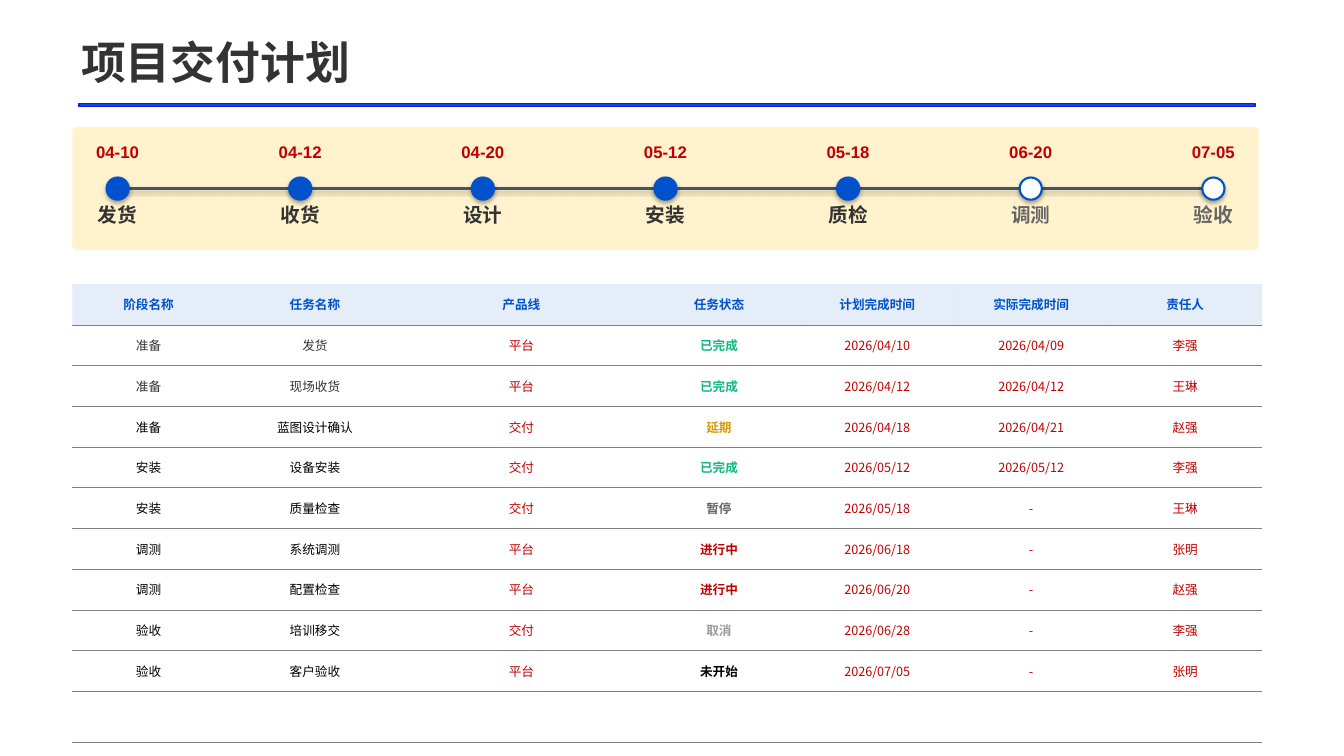
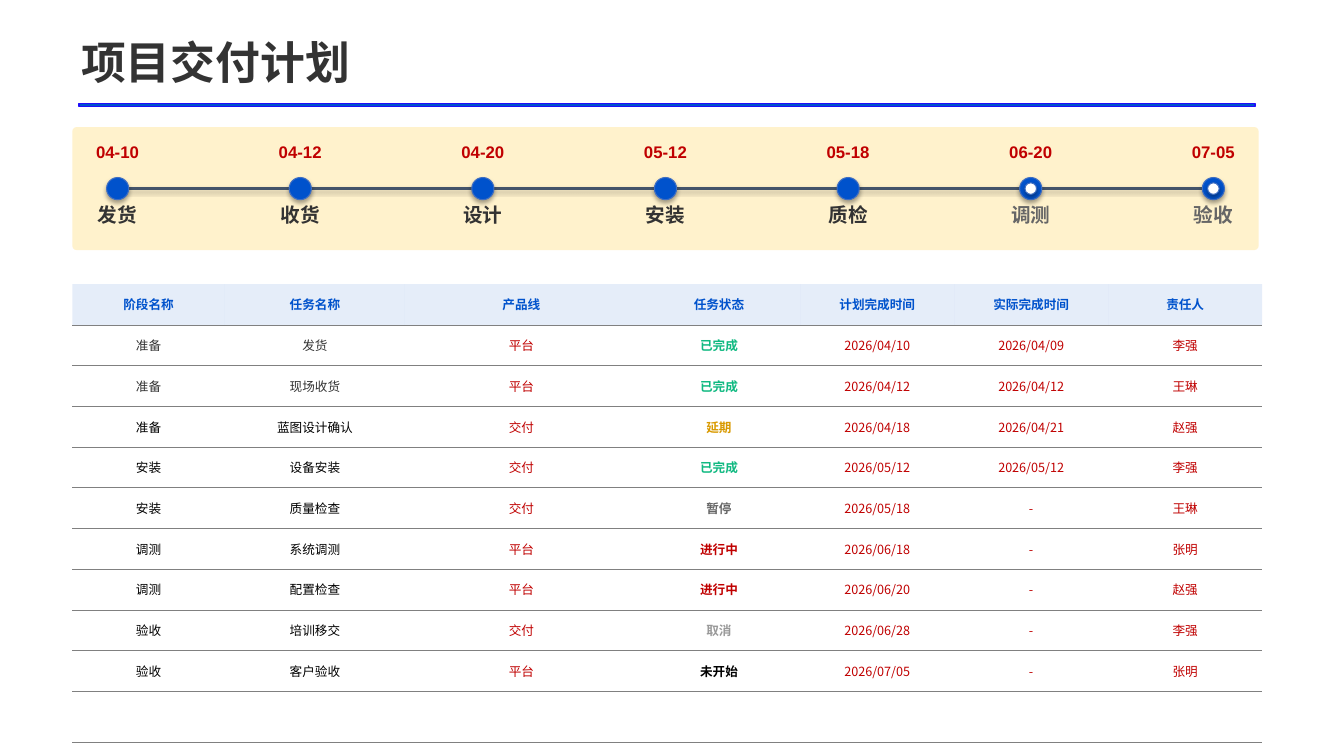
Before and after one commit to SanChiaki/report_generator, a slide deck: slide 5 of examples/italy_progress_report/progress_template1_output.pptx. Drawn at 1344x756 pixels with LibreOffice and Linux fonts; fonts in the diff are those of the drawing. Boxes give left, top, right and bottom in pixels: in the first picture for what was removed or moved away, otherwise in the second. Text is boxed around its words. In the diff, an @@ line names an element or a change of style, - is before the commit and + after.

```diff
--- a/examples/italy_progress_report/progress_template1_output.pptx
+++ b/examples/italy_progress_report/progress_template1_output.pptx
@@ outline #0052CC 1.5 pt to #3F6FC3 0.75 pt in 5 elements at [107, 177, 129, 200], [289, 177, 312, 200], [472, 177, 494, 200], [654, 177, 677, 200], [837, 177, 859, 200] @@
@@ ellipse at [1020, 177, 1043, 200]: fill #FFFFFF to #0052CC; outline #0052CC 1.5 pt to #3F6FC3 0.75 pt @@
@@ ellipse at [1203, 177, 1225, 200]: fill #FFFFFF to #0052CC; outline #0052CC 1.5 pt to #3F6FC3 0.75 pt @@
@@ ellipse added at [1025, 182, 1036, 194], fill #FFFFFF, outline #3F6FC3 0.75 pt @@
@@ ellipse added at [1208, 182, 1219, 194], fill #FFFFFF, outline #3F6FC3 0.75 pt @@
```
Also in this commit, not shown: 3 other slides changed, 15 other files.
